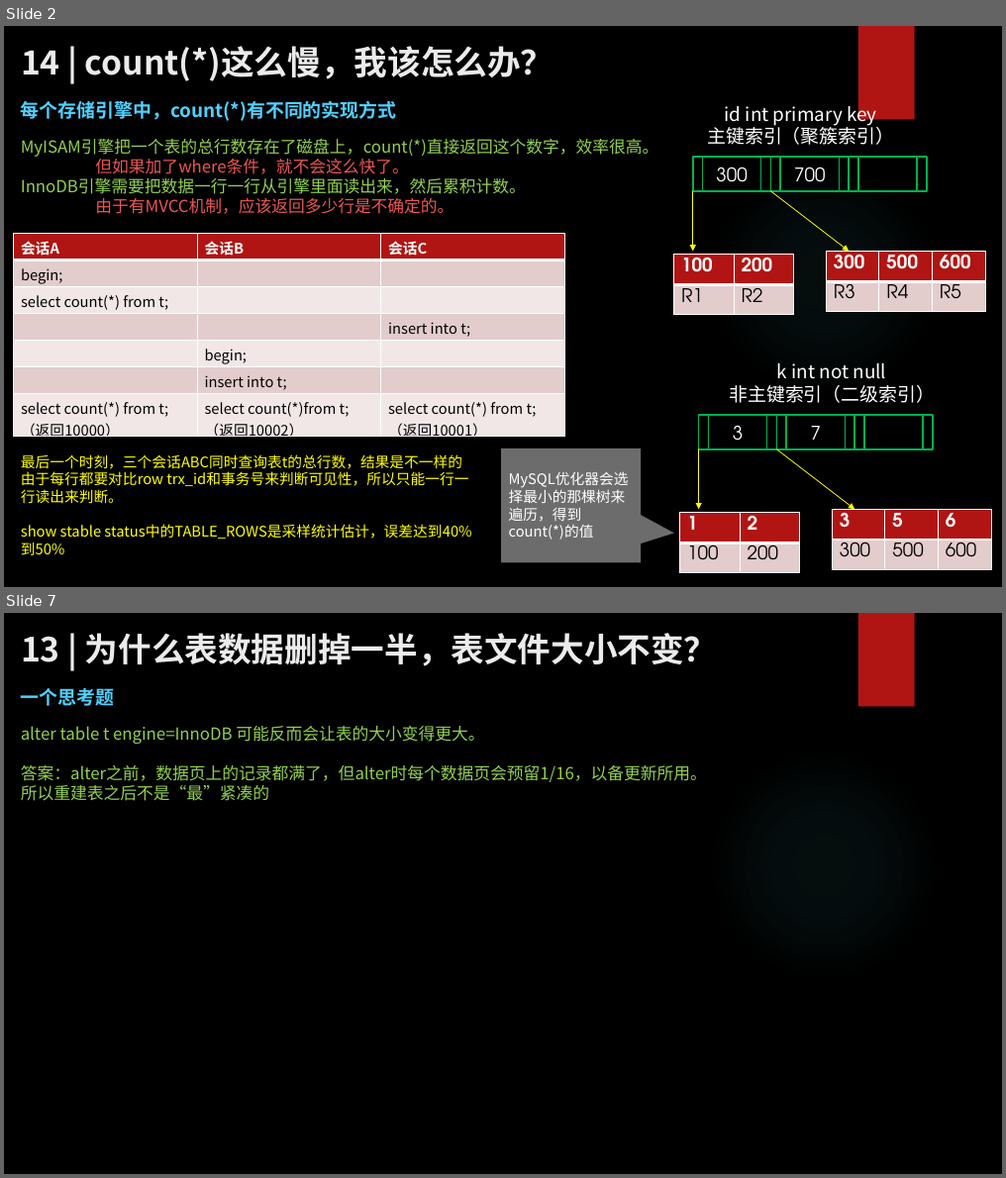
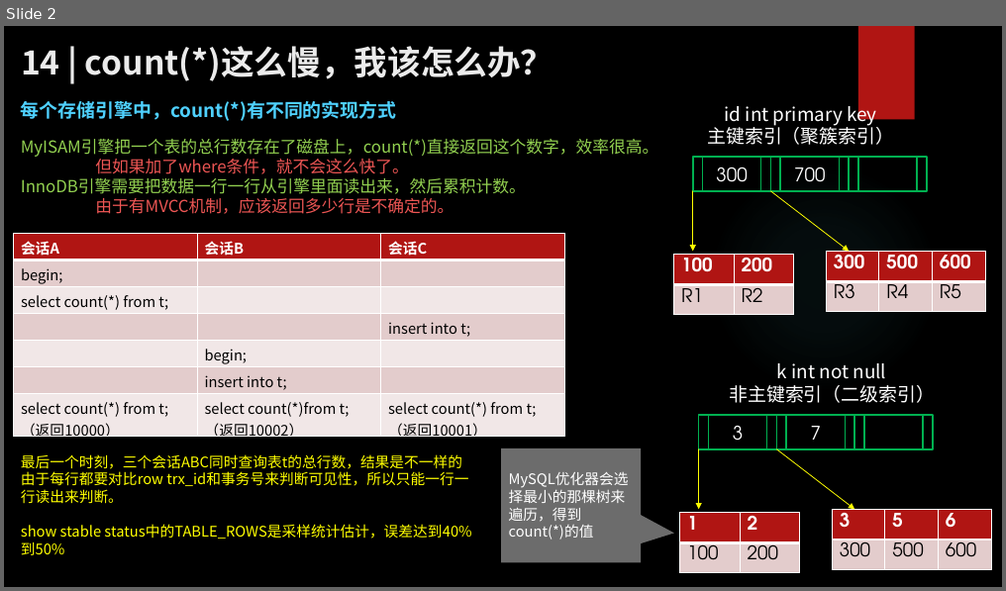
Before and after one commit to zhangkekf/reading-notes, a slide deck: MySQL实战/14count()这么慢，我该怎么办？.pptx. Shown one above the other, each under a label of ours: slides 2 and 7 before the commit, slide 2 after it; the slides between them are not shown. The pictures are 1006x1178 and 1006x591 pixels, drawn with LibreOffice and Linux fonts; fonts in the diff are those of the drawing; background and template pictures are left out. Boxes give left, top, right and bottom in pixels: in the first picture for what was removed or moved away, otherwise in the second. Text is boxed around its words. In the diff, an @@ line names an element or a change of style, - is before the commit and + after.

```diff
--- a/MySQL实战/14count()这么慢，我该怎么办？.pptx
+++ b/MySQL实战/14count()这么慢，我该怎么办？.pptx
@@ slide 7 removed at box(4, 613, 1002, 1174), background picture (left out); not listed: 2 template elements that a slide beside it also shows @@
@@ title removed at box(21, 633, 718, 666) @@
-13 | 为什么表数据删掉一半，表文件大小不变？
@@ text removed at box(21, 688, 114, 706) @@
-一个思考题
@@ text removed at box(21, 726, 707, 801) @@
-alter table t engine=InnoDB 可能反而会让表的大小变得更大。
-答案：alter之前，数据页上的记录都满了，但alter时每个数据页会预留1/16，以备更新所用。
-所以重建表之后不是“最”紧凑的
```
Also in this commit, not shown: 2 slides changed, 2 other slides removed, 3 other files.
